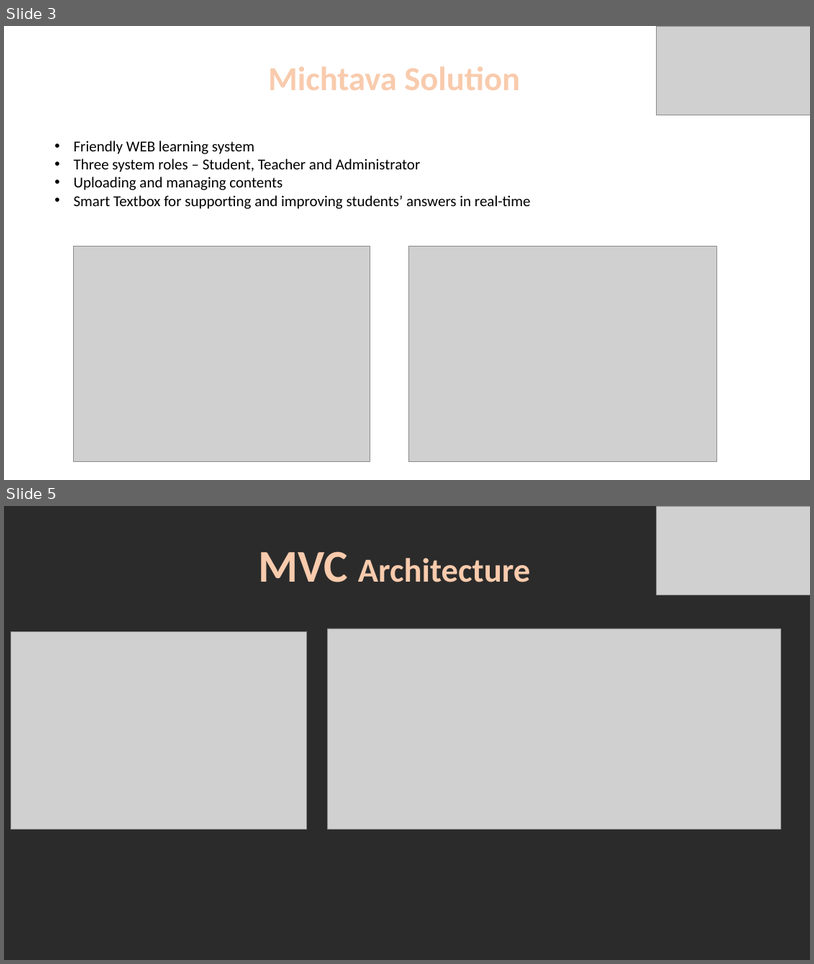
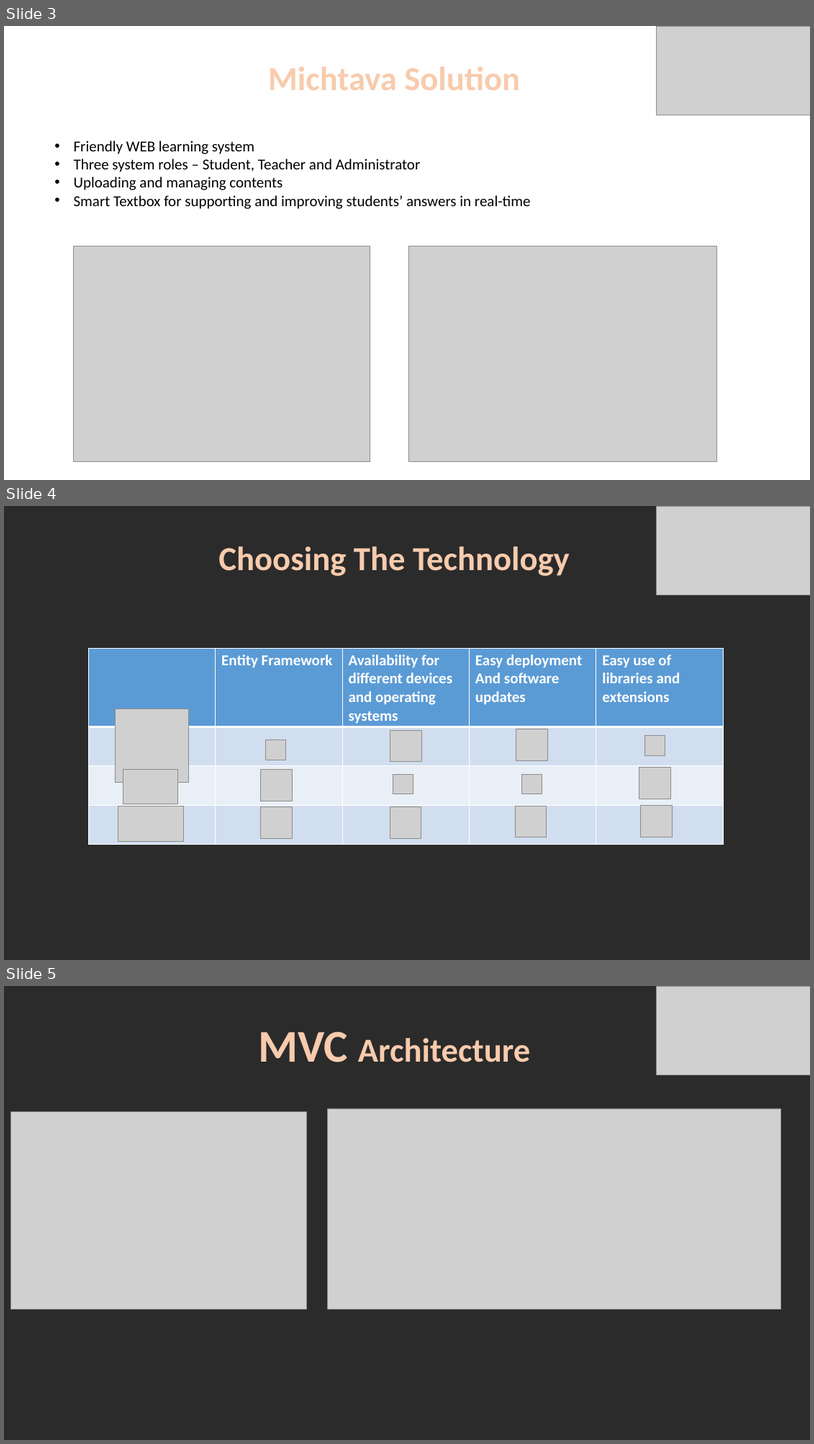
Before and after one commit to roypillar/Michtava, a slide deck: Michtava - Presentation.pptx. Shown one above the other, each under a label of ours: slides 3 and 5 before the commit, slides 3, 4 and 5 after it; the slides between them are not shown. The pictures are 814x964 and 814x1444 pixels, drawn with LibreOffice and Linux fonts; fonts in the diff are those of the drawing; grey boxes stand for pictures; background and template pictures are left out; a plain dark background stands for a picture behind light text. Boxes give left, top, right and bottom in pixels: in the first picture for what was removed or moved away, otherwise in the second. Text is boxed around its words. In the diff, an @@ line names an element or a change of style, - is before the commit and + after.

```diff
--- a/Michtava - Presentation.pptx
+++ b/Michtava - Presentation.pptx
@@ slide 4 added at box(4, 506, 810, 960), background picture (left out) @@
@@ picture added at box(657, 506, 810, 595) @@
@@ text added at box(219, 546, 570, 576), 40 pt, text #F8CBAD, bold @@
+Choosing The Technology
@@ table added at box(89, 648, 724, 844), 4 rows, 5 columns @@
+ | Entity Framework | Availability for different devices and operating systems | Easy deployment / And software updates | Easy use of libraries and extensions
+ |  |  |  | 
+ |  |  |  | 
+ |  |  |  | 
@@ picture added at box(116, 708, 188, 782) @@
@@ picture added at box(266, 739, 286, 759) @@
@@ picture added at box(391, 730, 422, 762) @@
@@ picture added at box(517, 729, 548, 761) @@
@@ picture added at box(646, 735, 666, 755) @@
@@ picture added at box(124, 769, 178, 803) @@
@@ picture added at box(260, 769, 292, 800) @@
@@ picture added at box(394, 774, 414, 794) @@
@@ picture added at box(522, 774, 543, 794) @@
@@ picture added at box(640, 767, 671, 799) @@
@@ picture added at box(118, 806, 184, 841) @@
@@ picture added at box(260, 807, 292, 838) @@
@@ picture added at box(390, 807, 422, 838) @@
@@ picture added at box(516, 806, 548, 837) @@
@@ picture added at box(641, 806, 672, 837) @@
```
Also in this commit, not shown: 2 slides changed, 1 slide removed.
